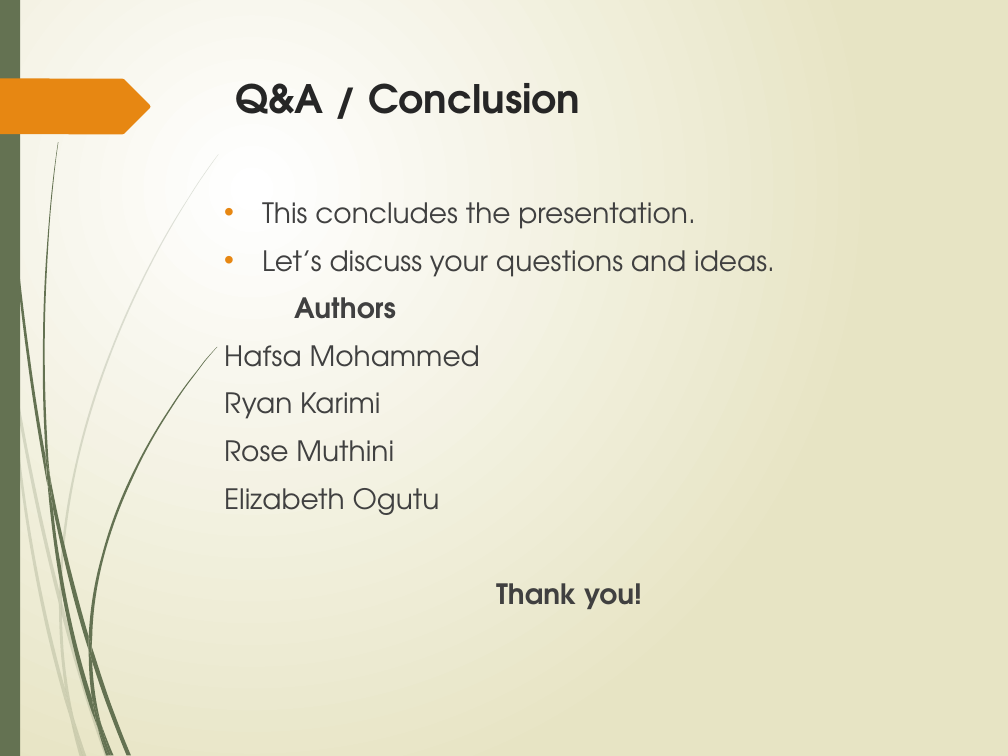
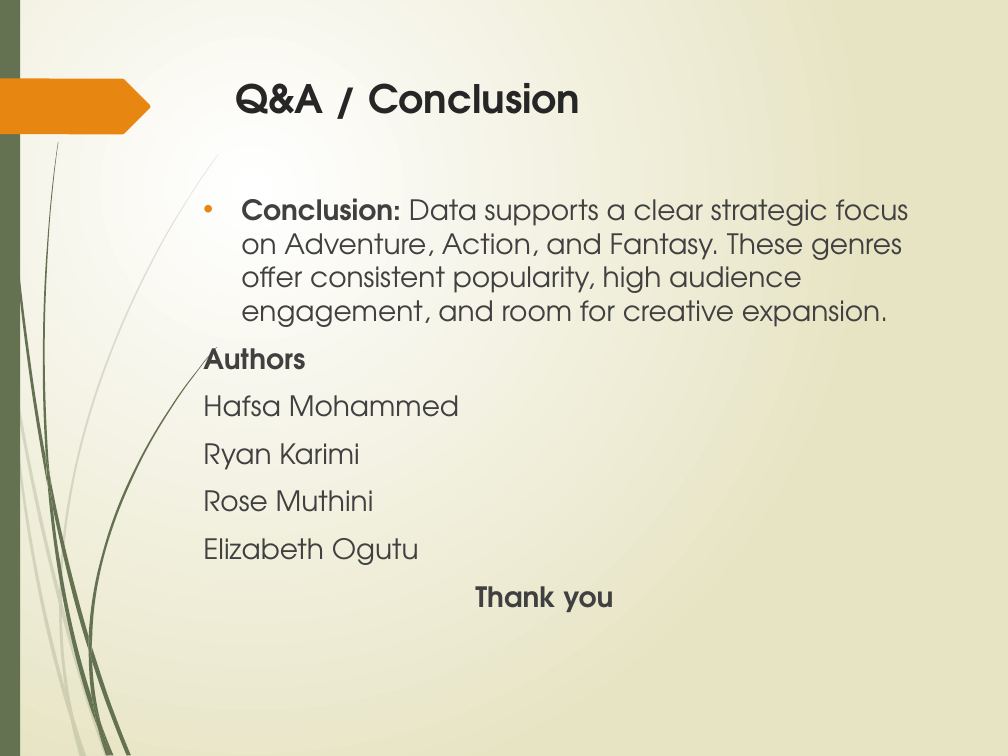
Before and after one commit to Hafsa-mohamed-Ad3n/Box-Office-Blueprint-Data-Driven-Insights-for-Microsoft-s-Movie-Studio-Launch, a slide deck: slide 20 of Movie_Analysis_Presentation latest copy.pptx (slide 10 before the commit). Drawn at 1008x756 pixels with LibreOffice and Linux fonts; fonts in the diff are those of the drawing. Boxes give left, top, right and bottom in pixels: in the first picture for what was removed or moved away, otherwise in the second. Text is boxed around its words. In the diff, an @@ line names an element or a change of style, - is before the commit and + after.

```diff
--- a/Movie_Analysis_Presentation latest copy.pptx
+++ b/Movie_Analysis_Presentation latest copy.pptx
@@ text "Conclusion: Data supports a clear ...": place and size @@
-text "Conclusion: Data supports a clear ..." at [224,202,775,609]
+text "Conclusion: Data supports a clear ..." at [203,198,909,612]
@@ text at [241,198,909,327]: text changed @@
-• This concludes the presentation.
-• Let’s discuss your questions and ideas.
+• Conclusion: Data supports a clear strategic focus on Adventure, Action, and Fantasy. These genres offer consistent popularity, high audience engagement, and room for creative expansion.
@@ text at [475,586,613,612]: text changed @@
-Thank you!
+Thank you
```
Also in this commit, not shown: 7 other slides changed, 12 slides added, 2 slides removed.
